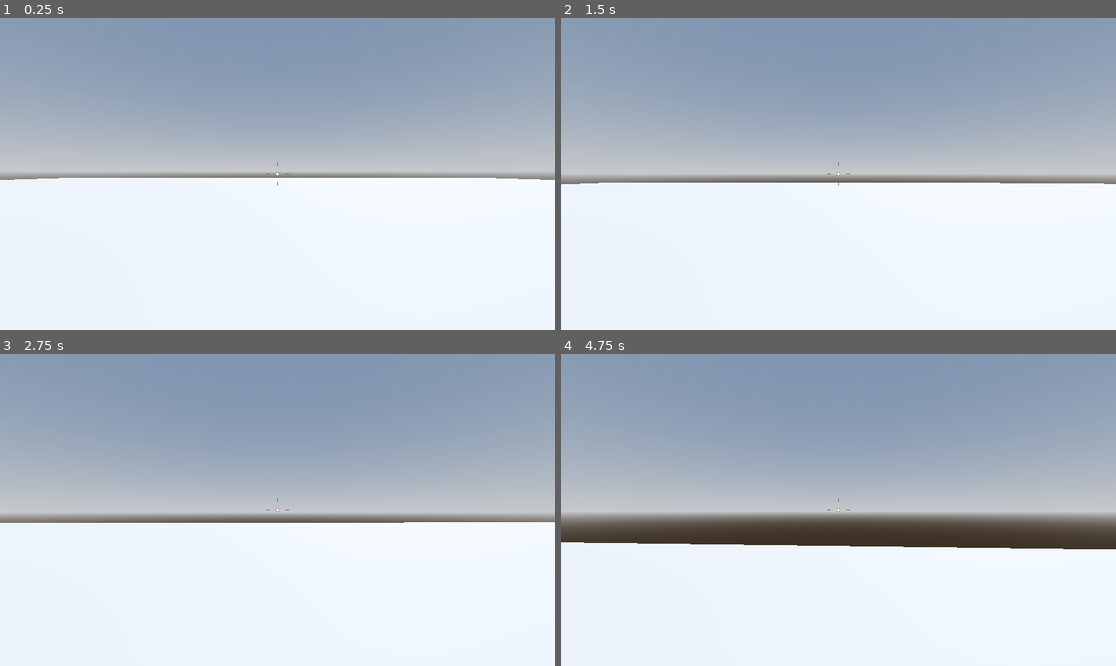
Above: before the commit, frames 1-4 (two rows, left to right).
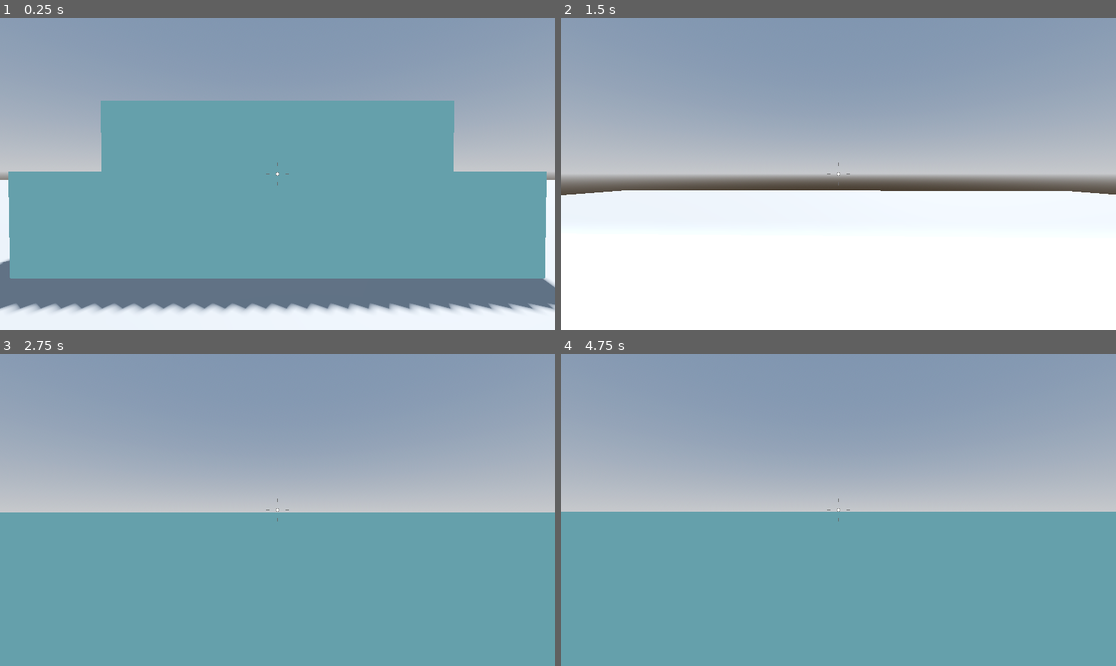
Above: after the commit, the same moments.

Repository: AlexanderMendivil/robo-rampage
Game: Godot game, scene res://levels/SandBox.tscn
The game is run twice, just before and just after one commit, with the same random seed, the same clock (stepped at 60 frames per second) and the same inputs.
Inputs (mouse positions are in pixels of both pictures, inside the frame that each line leads up to):
- Up to frame 1 (0.25 s): no input
- Up to frame 2 (1.5 s): move the mouse to (866, 174) at 0.52 s; hold W (move_forward) from 0.53 s (still down); tap Space (jump) at 0.6, 0.77, 1.07, 1.35 s; move the mouse to (810, 174) at 1.27 s
- Up to frame 3 (2.75 s): keep holding W (move_forward); tap Space (jump) at 1.52, 1.82, 2.1 s; move the mouse to (288, 503) at 2.02 s
- Up to frame 4 (4.75 s): keep holding W (move_forward); tap Enter at 2.75 s; move the mouse to (832, 516) at 2.77 s; tap Space (jump) at 2.85, 3.02, 3.32, 3.6, 3.77, 4.07, 4.35, 4.52 s; move the mouse to (877, 513) at 3.52 s; move the mouse to (794, 506) at 4.27 s

The runs differ from the first frame. In frame 1, 58% of the frame differs, in the area x 0-100%, y 26-94%; in frame 2, 2.6%; in frame 3, 49%; in frame 4, 49%.

Commit message:
better jumping

Diff:
--- a/levels/SandBox.tscn
+++ b/levels/SandBox.tscn
@@ -14,6 +14,9 @@
 sky = SubResource("Sky_tel43")
 tonemap_mode = 2
 glow_enabled = true
+
+[sub_resource type="StandardMaterial3D" id="StandardMaterial3D_opir4"]
+albedo_color = Color(0.686275, 1, 1, 1)
 
 [node name="SandBox" type="Node3D"]
 
@@ -31,3 +34,15 @@
 
 [node name="Player" parent="." instance=ExtResource("1_jccsk")]
 transform = Transform3D(1, 0, 0, 0, 1, 0, 0, 0, 1, 0, 1, 0)
+
+[node name="CSGBox3D" type="CSGBox3D" parent="."]
+transform = Transform3D(1, 0, 0, 0, 1, 0, 0, 0, 1, 0, 0.5, -2.38702)
+use_collision = true
+size = Vector3(5, 1, 1)
+material = SubResource("StandardMaterial3D_opir4")
+
+[node name="CSGBox3D2" type="CSGBox3D" parent="."]
+transform = Transform3D(1, 0, 0, 0, 1, 0, 0, 0, 1, 0, 1.5, -3.38702)
+use_collision = true
+size = Vector3(5, 1, 1)
+material = SubResource("StandardMaterial3D_opir4")
--- a/player/player.gd
+++ b/player/player.gd
@@ -1,9 +1,9 @@
 extends CharacterBody3D
 
 
-const SPEED = 5.0
-const JUMP_VELOCITY = 4.5
-
+const SPEED := 5.0
+@export var jump_height := 1.0
+@export var fall_multiplier := 2.0
 # Get the gravity from the project settings to be synced with RigidBody nodes.
 var gravity = ProjectSettings.get_setting("physics/3d/default_gravity")
 var mouse_motion := Vector2.ZERO
@@ -15,21 +15,25 @@
 func _physics_process(delta):
 	handle_camera_rotation()
 	if not is_on_floor():
-		velocity.y -= gravity * delta
+		if velocity.y >= 0:
+			velocity.y -= gravity * delta
+		else:
+			velocity.y -= gravity * delta * fall_multiplier
+	else:
+		var input_dir = Input.get_vector("move_left", "move_right", "move_forward", "move_back")
+		var direction = (transform.basis * Vector3(input_dir.x, 0, input_dir.y)).normalized()
+		if direction:
+			velocity.x = direction.x * SPEED
+			velocity.z = direction.z * SPEED
+		else:
+			velocity.x = move_toward(velocity.x, 0, SPEED)
+			velocity.z = move_toward(velocity.z, 0, SPEED)
+
+	move_and_slide()
 
 	if Input.is_action_just_pressed("jump") and is_on_floor():
-		velocity.y = JUMP_VELOCITY
+		velocity.y = sqrt(jump_height * gravity * 2)
 
-	var input_dir = Input.get_vector("move_left", "move_right", "move_forward", "move_back")
-	var direction = (transform.basis * Vector3(input_dir.x, 0, input_dir.y)).normalized()
-	if direction:
-		velocity.x = direction.x * SPEED
-		velocity.z = direction.z * SPEED
-	else:
-		velocity.x = move_toward(velocity.x, 0, SPEED)
-		velocity.z = move_toward(velocity.z, 0, SPEED)
-
-	move_and_slide()
 
 func _input(event: InputEvent) -> void:
 	if event is InputEventMouseMotion && Input.mouse_mode == Input.MOUSE_MODE_CAPTURED:
Not shown: 1 places in levels/SandBox.tscn that only renumber resources
